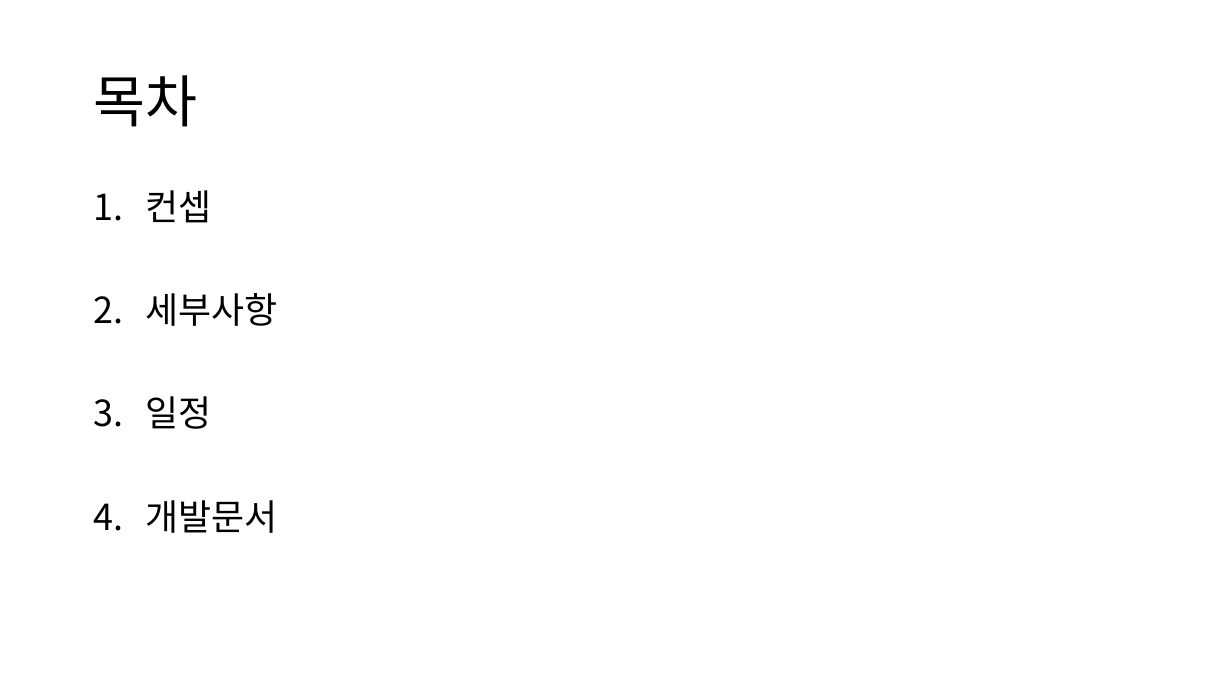
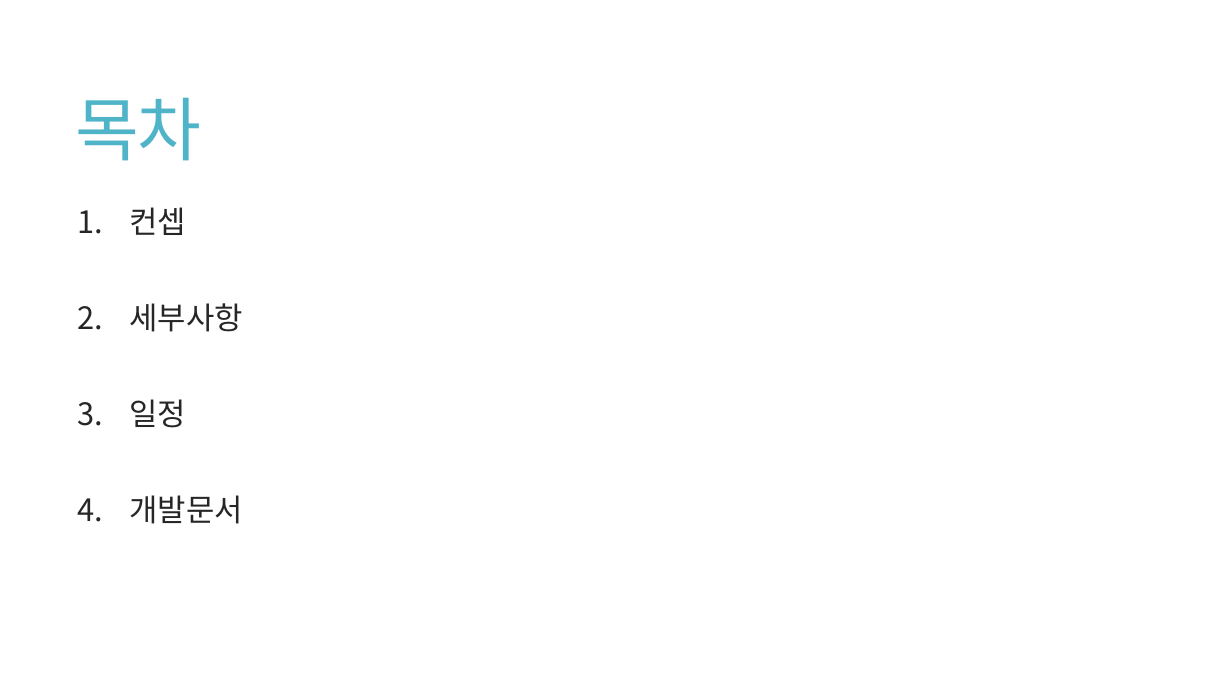
Before and after one commit to Niiok/inha_2021, a slide deck: slide 2 of RollBall/roll_ball.pptx. Drawn at 1232x693 pixels with LibreOffice and Linux fonts; fonts in the diff are those of the drawing. Boxes give left, top, right and bottom in pixels: in the first picture for what was removed or moved away, otherwise in the second. Text is boxed around its words. In the diff, an @@ line names an element or a change of style, - is before the commit and + after.

```diff
--- a/RollBall/roll_ball.pptx
+++ b/RollBall/roll_ball.pptx
@@ title "목차" moved from (x1=94, y1=75, x2=198, y2=127) to (x1=76, y1=97, x2=202, y2=161) @@
@@ title "목차" at (x1=76, y1=97, x2=202, y2=161): size 44 to 54 pt, font Noto Sans CJK KR to Calibri, text colour #000000 to #50B4C8, letter spacing 0 to -1.2 pt; line spacing 0.9 to 0.85 @@
@@ text "컨셉" moved from (x1=146, y1=190, x2=278, y2=533) to (x1=130, y1=207, x2=243, y2=524) @@
@@ text "컨셉" at (x1=130, y1=207, x2=243, y2=524): size 28 to 24 pt, font Noto Sans CJK KR to Calibri, text colour #000000 to #262626; line spacing 0.9 to 0.85; more space between paragraphs @@
```
Also in this commit, not shown: 5 other slides changed, 10 slides added, 1 slide removed.
